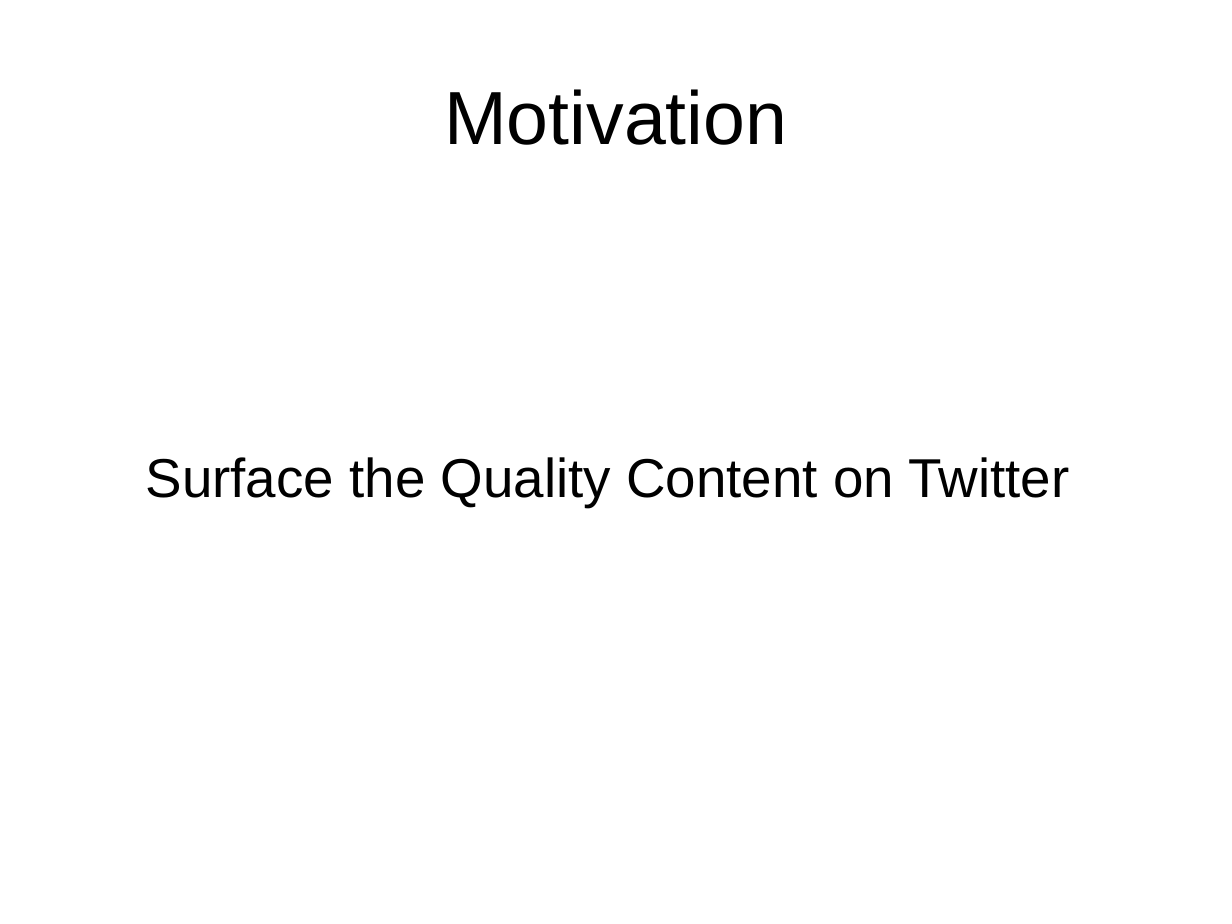
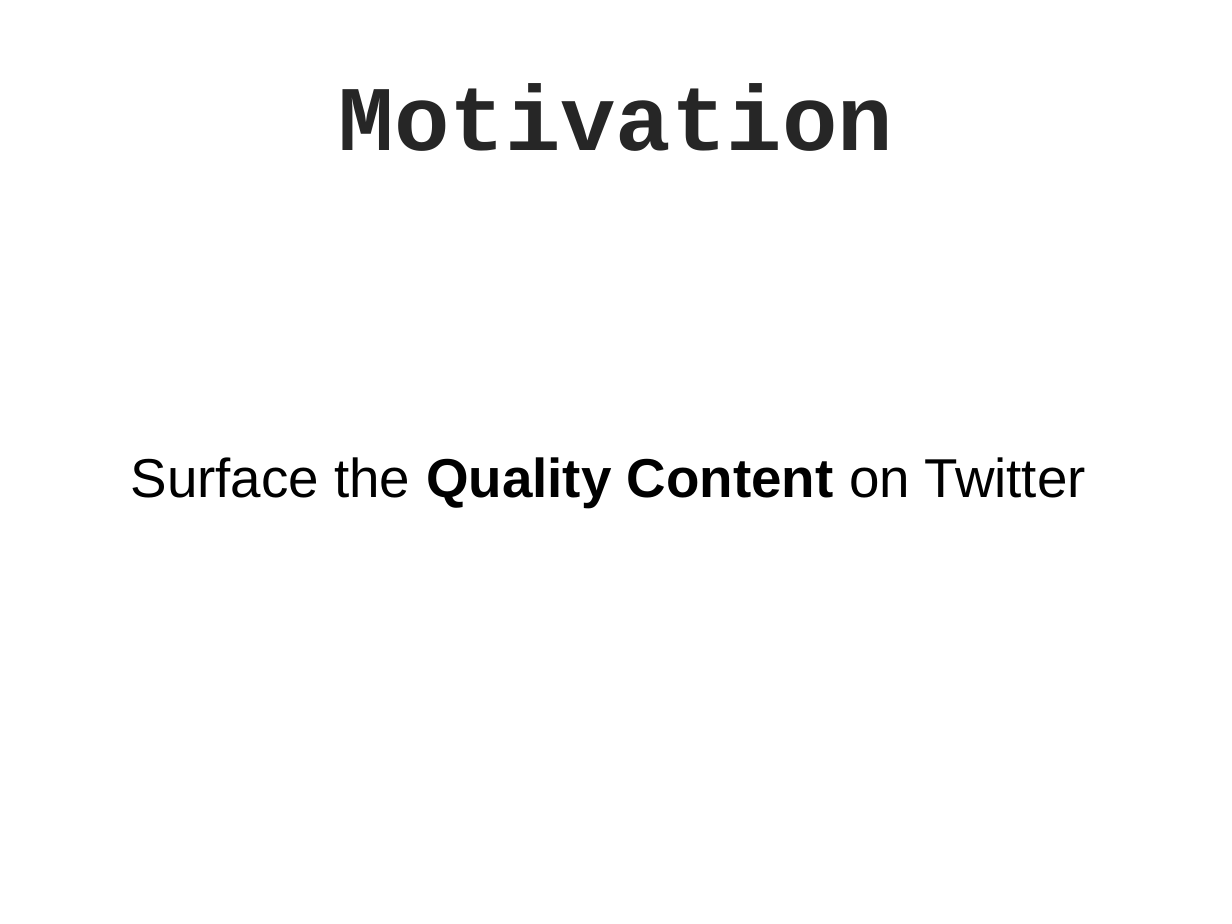
Before and after one commit to susiexsun/capstone_project, a slide deck: slide 2 of capstone_presentation.pptx. Drawn at 1232x924 pixels with LibreOffice and Linux fonts; fonts in the diff are those of the drawing; background and template pictures are left out. Boxes give left, top, right and bottom in pixels: in the first picture for what was removed or moved away, otherwise in the second. Text is boxed around its words. In the diff, an @@ line names an element or a change of style, - is before the commit and + after.

```diff
--- a/capstone_presentation.pptx
+++ b/capstone_presentation.pptx
@@ title "Motivation" at <box>339,84,893,151</box>: size 44 to 54 pt, font Arial to Courier New, text colour #000000 to #262626, bold on @@
@@ text "Surface the Quality Content on ..." at <box>131,457,1086,507</box>: bold on in "Quality Content" @@
```
Also in this commit, not shown: 4 other slides changed, 1 slide added, 9 other files.
